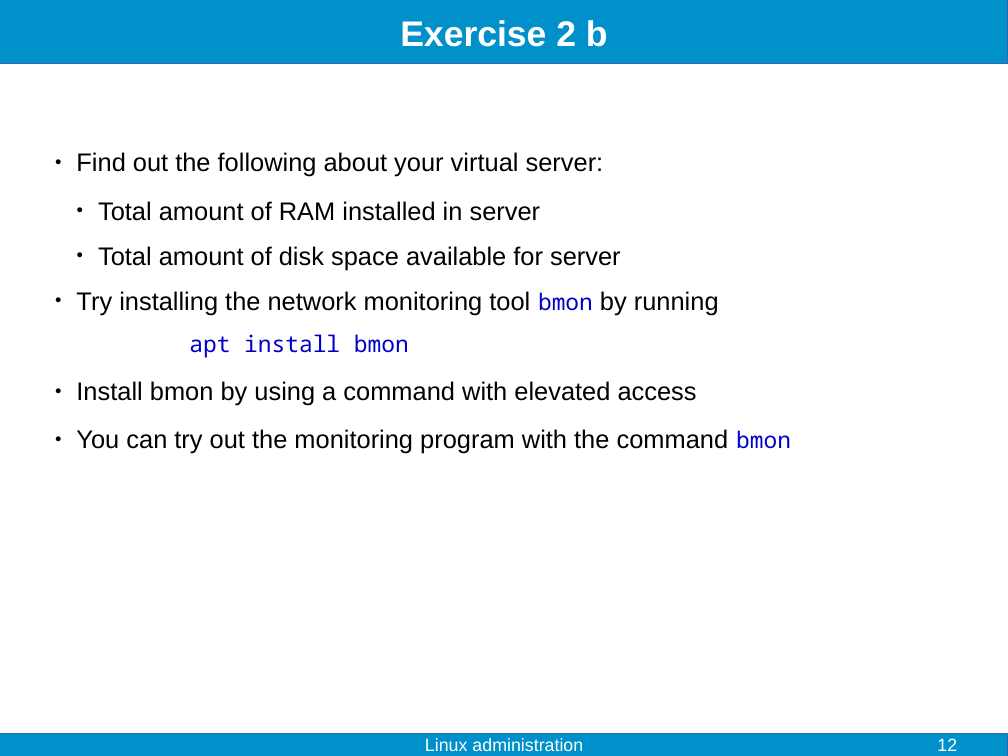
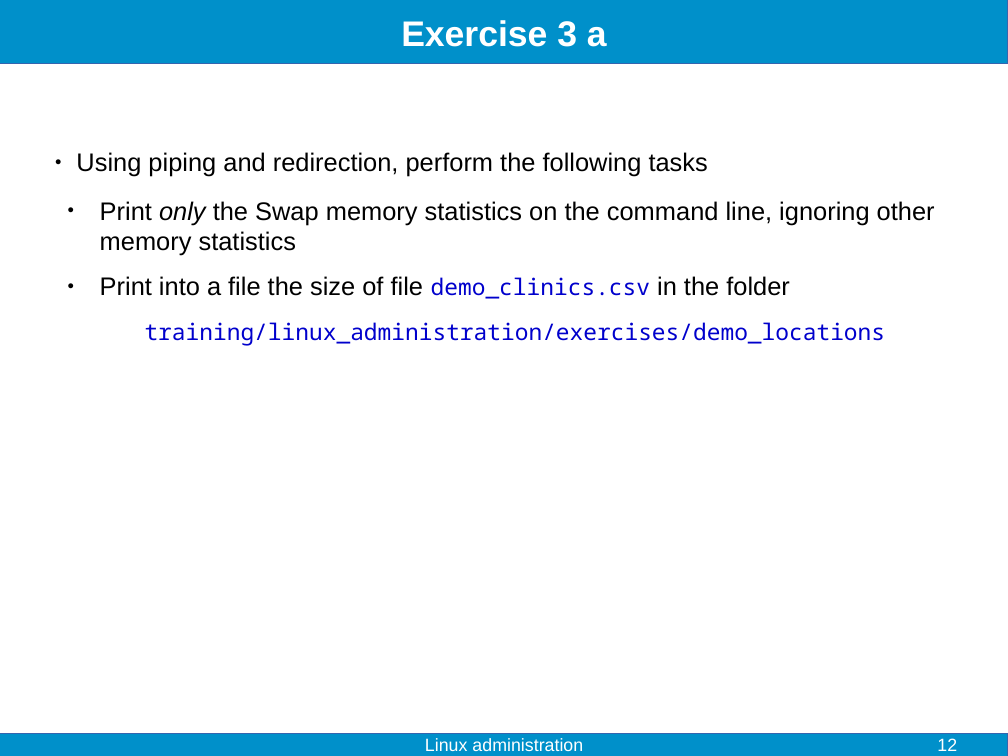
Before and after one commit to fjelltopp/training, a slide deck: slide 12 of linux_administration/linux_administration.odp. Drawn at 1008x756 pixels with LibreOffice and Linux fonts; fonts in the diff are those of the drawing. Boxes give left, top, right and bottom in pixels: in the first picture for what was removed or moved away, otherwise in the second. Text is boxed around its words. In the diff, an @@ line names an element or a change of style, - is before the commit and + after.

```diff
--- a/linux_administration/linux_administration.odp
+++ b/linux_administration/linux_administration.odp
@@ title at (x1=401, y1=20, x2=607, y2=47): text changed @@
-Exercise 2 b
+Exercise 3 a
@@ text at (x1=76, y1=152, x2=935, y2=346): text changed @@
-● Find out the following about your virtual server:
-  ● Total amount of RAM installed in server
-  ● Total amount of disk space available for server
-● Try installing the network monitoring tool bmon by running
-apt install bmon
-● Install bmon by using a command with elevated access
-● You can try out the monitoring program with the command bmon
+● Using piping and redirection, perform the following tasks
+  ● Print only the Swap memory statistics on the command line, ignoring other memory statistics
+  ● Print into a file the size of file demo_clinics.csv in the folder
+training/linux_administration/exercises/demo_locations
```
Also in this commit, not shown: 3 other slides changed, 1 other file.
